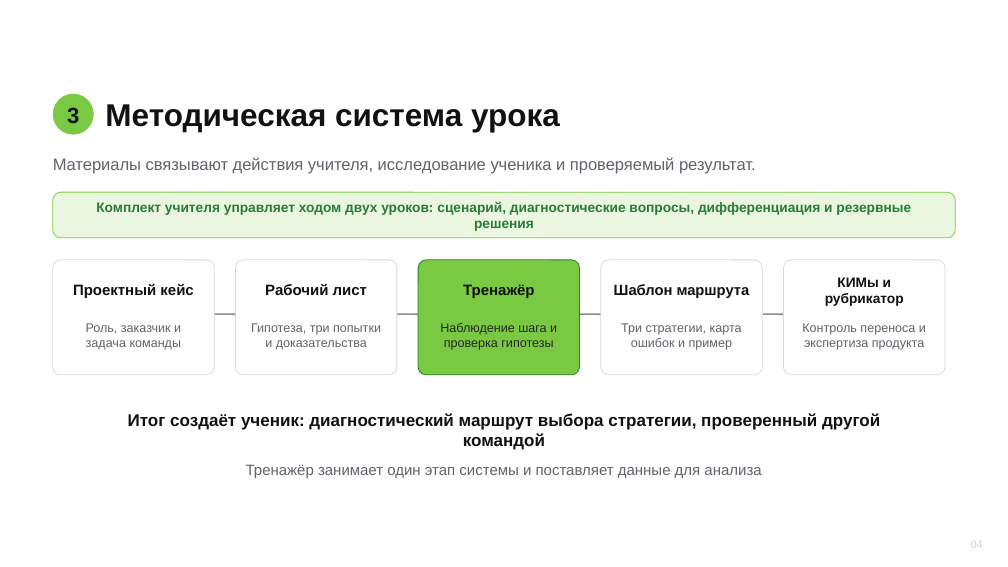
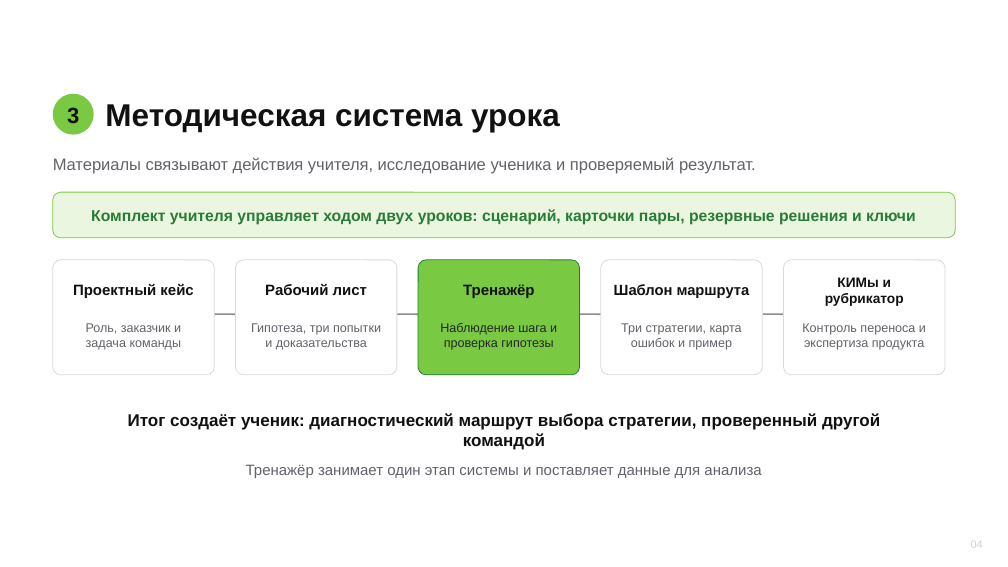
Before and after one commit to AlexeyDesyatnik/TuringTrainer, a slide deck: slide 4 of methodical-development/Presentation_TuringTrainer_5_minutes_methodical_v3.pptx. Drawn at 1008x567 pixels with LibreOffice and Linux fonts; fonts in the diff are those of the drawing; background and template pictures are left out. Boxes give left, top, right and bottom in pixels: in the first picture for what was removed or moved away, otherwise in the second. Text is boxed around its words. In the diff, an @@ line names an element or a change of style, - is before the commit and + after.

```diff
--- a/methodical-development/Presentation_TuringTrainer_5_minutes_methodical_v3.pptx
+++ b/methodical-development/Presentation_TuringTrainer_5_minutes_methodical_v3.pptx
@@ text at (91, 209, 916, 225): text changed; size 13.1 to 15 pt @@
-Комплект учителя управляет ходом двух уроков: сценарий, диагностические вопросы, дифференциация и резервные решения
+Комплект учителя управляет ходом двух уроков: сценарий, карточки пары, резервные решения и ключи
```
Also in this commit, not shown: 4 other slides changed, 30 other files.
